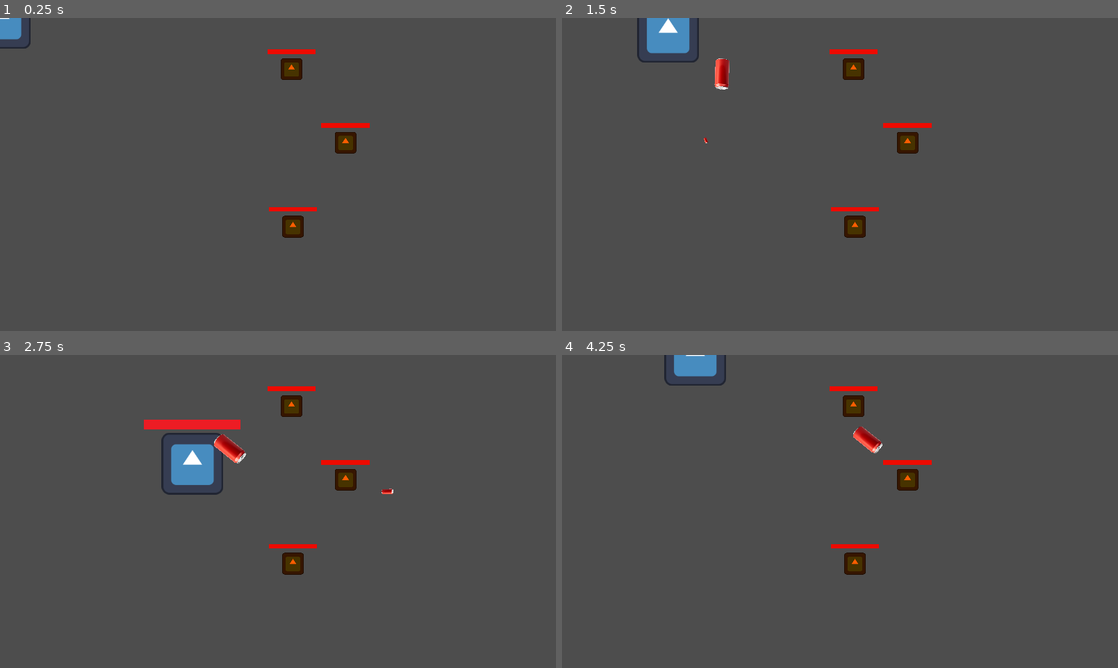
Above: before the commit, frames 1-4 (two rows, left to right).
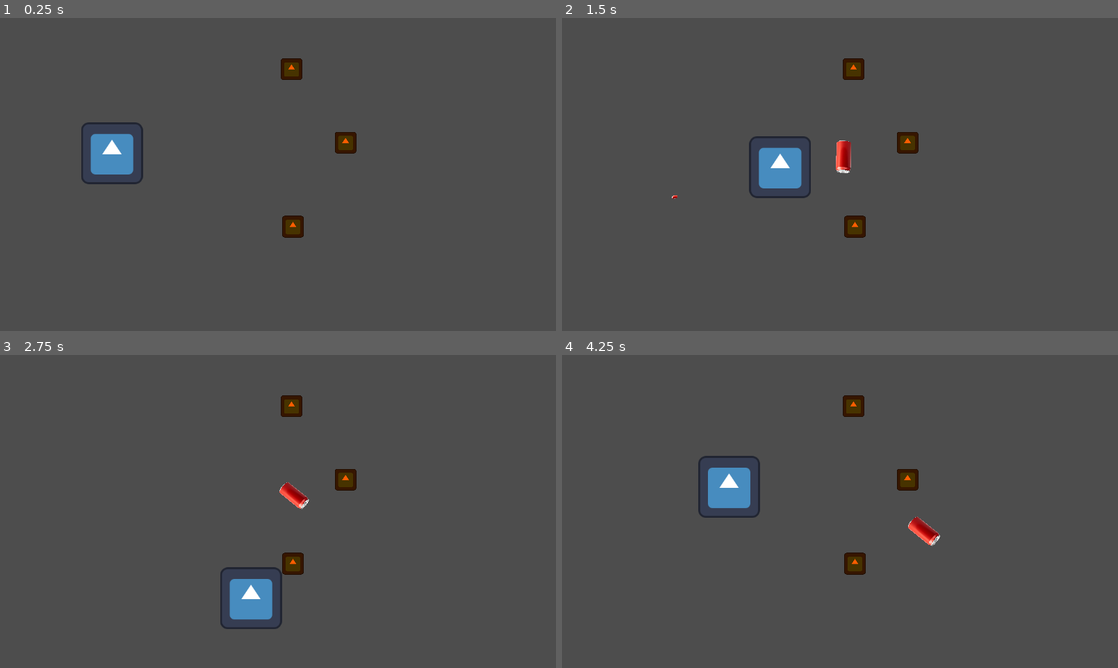
Above: after the commit, the same moments.

Repository: BobWizardLad/mech-command
Game: Godot game, scene res://game_scene.tscn
Same seed, same stepped clock (60 frames per second), same inputs: the game is played once before the commit and once after it. The engine's default icon, where the game draws it, is replaced by a stand-in: a white triangle on a blue panel in a dark square.
Inputs (mouse positions are in pixels of both pictures, inside the frame that each line leads up to):
- Up to frame 1 (0.25 s): no input
- Up to frame 2 (1.5 s): tap Enter at 0.5 s; move the mouse to (962, 158) at 0.52 s; hold D (player_right) 0.53-1.28 s; tap Middle mouse button (flare) at 0.6 s; move the mouse to (728, 190) at 1.27 s; hold S (player_down) from 1.28 s (still down); click (728, 190) at 1.35 s
- Up to frame 3 (2.75 s): move the mouse to (333, 442) at 2.02 s; release S (player_down) at 2.03 s; hold D (player_right) from 2.03 s (still down); tap Middle mouse button (flare) at 2.1 s
- Up to frame 4 (4.25 s): move the mouse to (812, 574) at 2.77 s; release D (player_right) at 2.78 s; hold W (player_up) 2.78-3.53 s; click (812, 574) at 2.85 s; move the mouse to (1006, 558) at 3.52 s; hold A (player_left) from 3.53 s (still down); tap Middle mouse button (flare) at 3.6 s

The runs differ from the first frame. In frame 1, 2.0% of the frame differs, in the area x 0-67%, y 0-62%; in frame 2, 3.3%; in frame 3, 4.1%, in the area x 25-71%, y 10-88%; in frame 4, 2.8%.

Commit message:
:lipstick: Heath Hide
Hide health when it is full, only show health bars above damaged units.

Diff:
--- a/Mech-command/game_scene.tscn
+++ b/Mech-command/game_scene.tscn
@@ -8,6 +8,7 @@
 script = ExtResource("1_jrbx7")
 
 [node name="Player" parent="." instance=ExtResource("2_qofm7")]
+position = Vector2(232, 280)
 
 [node name="Allies" type="Node" parent="."]
 
--- a/Mech-command/health.gd
+++ b/Mech-command/health.gd
@@ -10,10 +10,13 @@
 func _ready():
 	current_health = HEALTH_MAX
 	HEALTH_BAR.max_value = HEALTH_MAX
+	HEALTH_BAR.hide()
 
 # Called every frame. 'delta' is the elapsed time since the previous frame.
 func _process(delta):
 	HEALTH_BAR.value = current_health
+	if HEALTH_BAR.value != HEALTH_MAX:
+		HEALTH_BAR.show()
 
 	if current_health <= 0:
 		get_parent().queue_free()
